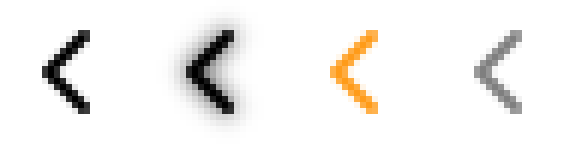
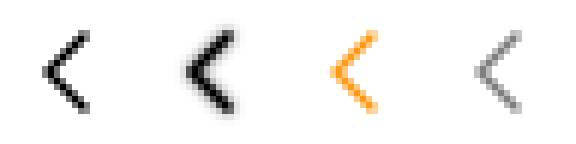
Two versions of the same layered image (576x144). Layer-by-layer changes:
painted on "#0" over [42, 30, 90, 114]
painted on "#1" over [162, 6, 258, 138]
painted on "#2" over [330, 30, 378, 114]
painted on "#3" over [474, 30, 522, 114]
